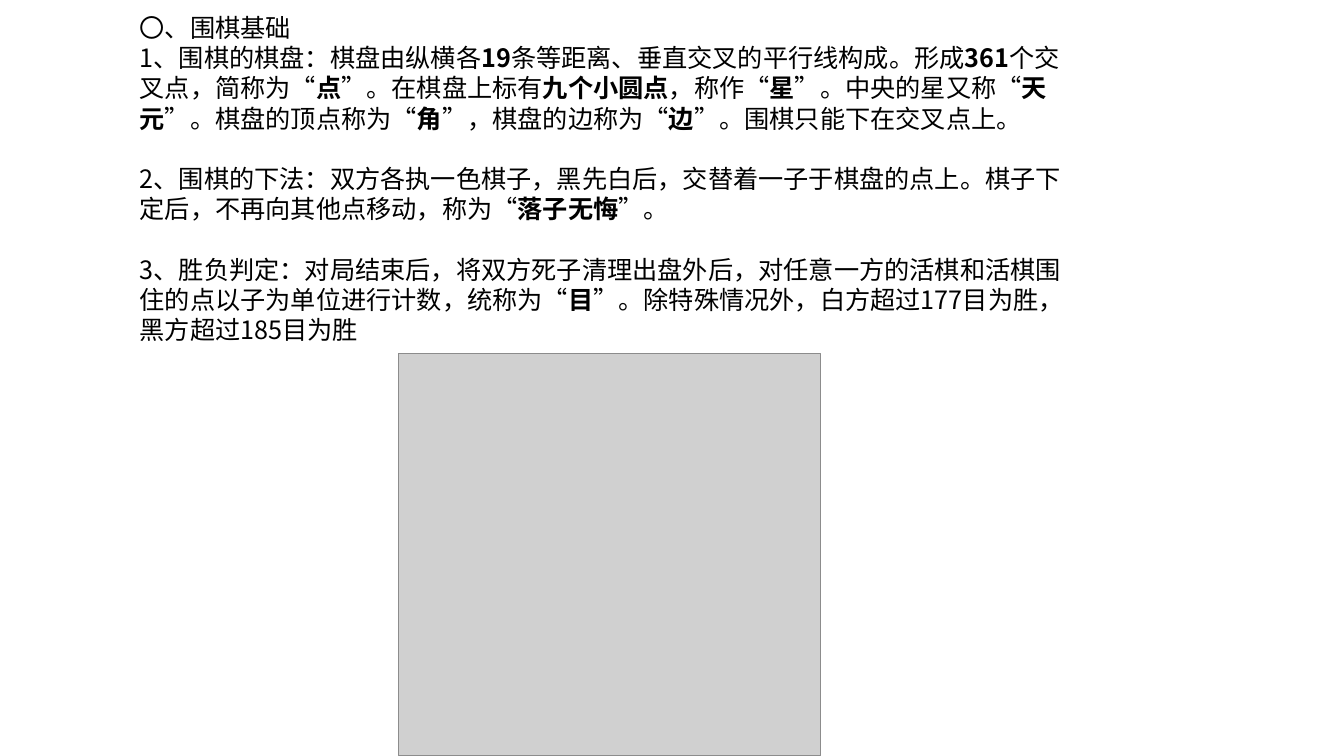
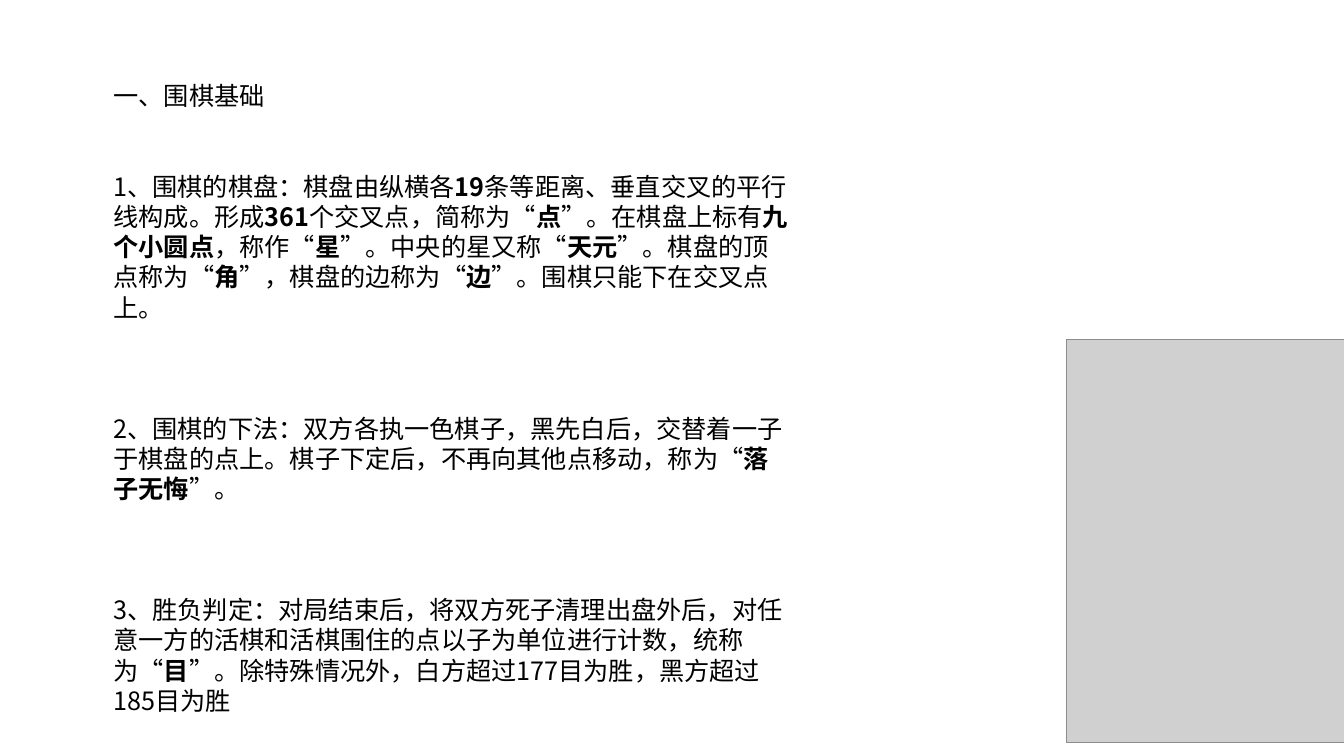
Before and after one commit to GeorgeWang2000/3D_chess_education, a slide deck: slide 1 of document/围棋.pptx. Drawn at 1344x756 pixels with LibreOffice and Linux fonts; fonts in the diff are those of the drawing; grey boxes stand for pictures. Boxes give left, top, right and bottom in pixels: in the first picture for what was removed or moved away, otherwise in the second. Text is boxed around its words. In the diff, an @@ line names an element or a change of style, - is before the commit and + after.

```diff
--- a/document/围棋.pptx
+++ b/document/围棋.pptx
@@ text "一、围棋基础": place and size @@
-text "一、围棋基础" at (140, 15, 1064, 341)
+text "一、围棋基础" at (113, 83, 788, 712)
@@ text at (113, 83, 264, 107): text changed @@
-〇、围棋基础
+一、围棋基础
@@ picture: place and size @@
-picture at (398, 354, 821, 756)
+picture at (1067, 340, 1344, 742)
```
Also in this commit, not shown: 2 other slides changed, 4 slides added, 3 other files.
